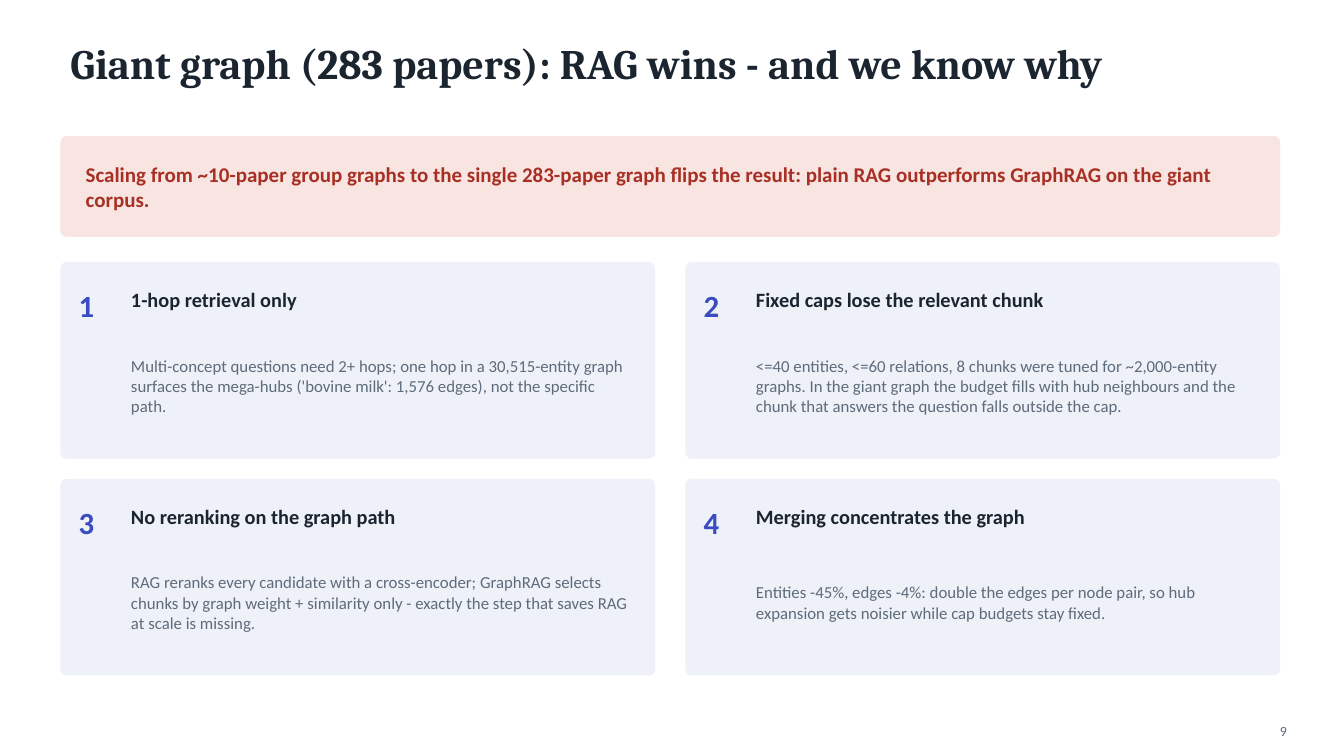
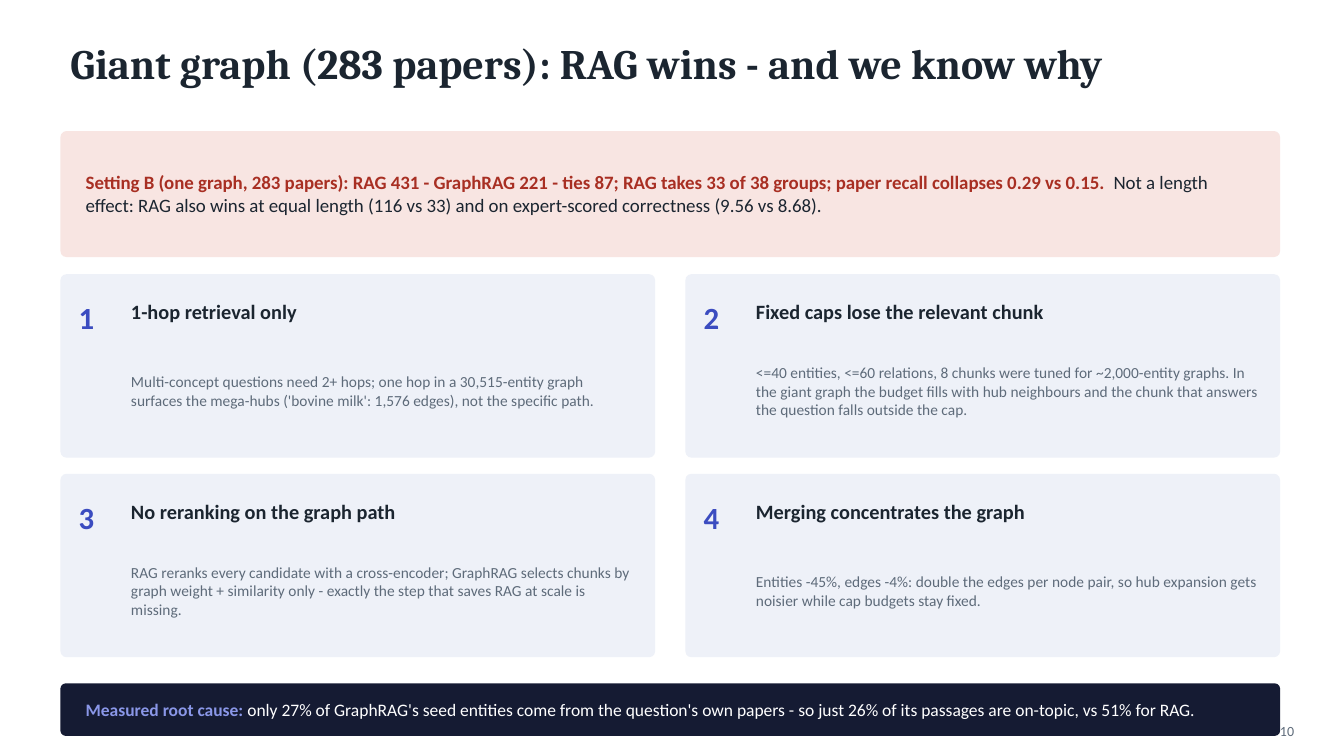
Before and after one commit to ssrikar1503/directed-studies-kgcompass, a slide deck: slide 10 of KGCompass_Midpoint_Presentation.pptx (slide 9 before the commit). Drawn at 1344x756 pixels with LibreOffice and Linux fonts; fonts in the diff are those of the drawing. Boxes give left, top, right and bottom in pixels: in the first picture for what was removed or moved away, otherwise in the second. Text is boxed around its words. In the diff, an @@ line names an element or a change of style, - is before the commit and + after.

Commit message:
Incorporate Setting B measured results, problem slide, and success test from teammate's eval

```diff
--- a/KGCompass_Midpoint_Presentation.pptx
+++ b/KGCompass_Midpoint_Presentation.pptx
@@ rounded rectangle: place and size @@
-rounded rectangle at box(60, 136, 1280, 237)
+rounded rectangle at box(60, 131, 1280, 257)
@@ text at box(86, 175, 1207, 216): text changed; size 15 to 13.5 pt @@
-Scaling from ~10-paper group graphs to the single 283-paper graph flips the result: plain RAG outperforms GraphRAG on the giant corpus.
+Setting B (one graph, 283 papers): RAG 431 - GraphRAG 221 - ties 87; RAG takes 33 of 38 groups; paper recall collapses 0.29 vs 0.15. Not a length effect: RAG also wins at equal length (116 vs 33) and on expert-scored correctness (9.56 vs 8.68).
@@ rounded rectangle: place and size @@
-rounded rectangle at box(60, 262, 655, 459)
+rounded rectangle at box(60, 274, 655, 458)
@@ rounded rectangle: place and size @@
-rounded rectangle at box(686, 262, 1280, 459)
+rounded rectangle at box(686, 274, 1280, 458)
@@ 4 texts: place and size @@
-4 texts at box(79, 292, 1043, 317)
+4 texts at box(79, 304, 1043, 329)
@@ text "Multi-concept questions need 2+ hops; ...": place and size @@
-text "Multi-concept questions need 2+ hops; ..." at box(131, 360, 623, 415)
+text "Multi-concept questions need 2+ hops; ..." at box(131, 376, 594, 409)
@@ text "<=40 entities, <=60 relations, 8 ...": place and size @@
-text "<=40 entities, <=60 relations, 8 ..." at box(756, 360, 1236, 415)
+text "<=40 entities, <=60 relations, 8 ..." at box(756, 367, 1257, 418)
@@ rounded rectangle: place and size @@
-rounded rectangle at box(60, 479, 655, 676)
+rounded rectangle at box(60, 474, 655, 657)
@@ proportions changed in 5 elements at box(60, 131, 1280, 257), box(60, 274, 655, 458), box(686, 274, 1280, 458), box(60, 474, 655, 657), box(686, 474, 1280, 657) @@
@@ rounded rectangle: place and size @@
-rounded rectangle at box(686, 479, 1280, 676)
+rounded rectangle at box(686, 474, 1280, 657)
@@ 4 texts: place and size @@
-4 texts at box(79, 509, 1025, 534)
+4 texts at box(79, 504, 1025, 529)
@@ text "RAG reranks every candidate with ...": place and size @@
-text "RAG reranks every candidate with ..." at box(131, 576, 627, 632)
+text "RAG reranks every candidate with ..." at box(131, 567, 629, 618)
@@ size 12 to 11 pt in 4 elements at box(756, 367, 1257, 418), box(131, 376, 594, 409), box(131, 567, 629, 618), box(756, 576, 1256, 609) @@
@@ text "Entities -45%, edges -4%: double ...": place and size @@
-text "Entities -45%, edges -4%: double ..." at box(756, 586, 1195, 622)
+text "Entities -45%, edges -4%: double ..." at box(756, 576, 1256, 609)
@@ rounded rectangle added at box(60, 684, 1280, 736), fill #151B33 @@
@@ text added at box(86, 703, 1195, 719), 12.5 pt, text #FFFFFF @@
+Measured root cause: only 27% of GraphRAG's seed entities come from the question's own papers - so just 26% of its passages are on-topic, vs 51% for RAG.
@@ page number at box(1280, 727, 1294, 736): text changed @@
-9
+10
```
Also in this commit, not shown: 3 other slides changed, 1 slide added.
